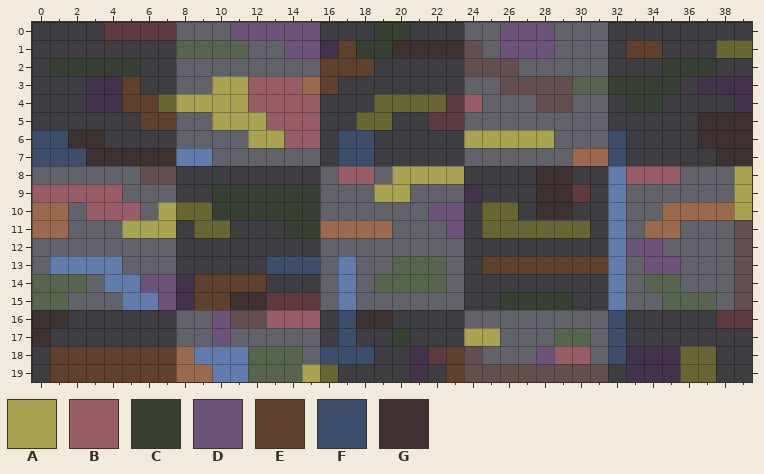
Tiled map, stored at game/assets/map/maps/playfield/castle/map1.tmx. This is how it looked before the edit.
Cells are 128x128 px. Shown: x 0..39, y 0..19. Tiles whose own drawing changed are shown in their newer look in all pictures. Not drawn, because the pictures are missing: unchanged layer "Chunks".
Key: from "ObjectGroupChunks": A 1 "ObjectGroupChunk", B 2 "ObjectGroupChunk", C 3 "ObjectGroupChunk", D 4 "ObjectGroupChunk", E 5 "ObjectGroupChunk", F 6 "ObjectGroupChunk", G 7 "ObjectGroupChunk".
_ is an empty cell.
Objects are placed by their top-left corner, in cells (3,4 is the top-left corner of cell 3,4); size is 1x1 cell unless given.
Layers that did not change in this view are not listed.
Layer "ObjectGroup" before, first column x 0:
 0 ____BBBB___DDDDD___CC_____DDD___________
 1 ________CCCC__DDDECCGGGGG_DDD____EE___AA
 2 _CCCCC__________EEE_____GGG________CCC__
 3 ___DDE____AABBBEE_________GGGGCCCCCC_DDD
 4 ___DDEEAAAAABBBB___AAAABB___GG___CC____D
 5 ______EE__AAABBB__AA__BB_____________GGG
 6 FFGG________AABB_FF_____AAAAA___F____GGG
 7 FFFGGGGGFF_______FF___________EEF_____GG
 8 ______GG_________BB_AAAA____GG__FBBB___A
 9 BBBBB_____CCCCCC___AA___D___GGB_F______A
10 EE_BBB_AAACCCCCC______DD_AA_GG__F__EEEEA
11 EE___AAA_AA___CCEEEE___D_AAAAAA_F_EE___G
12 ________________________________FDD____G
13 _FFFF________FFF_F__CCC__EEEEEEEF_DD___G
14 CCC_FFDDDEEEE____F_CCCC_________F_CC___G
15 CC___FFDDEEGGBBB_F________CCCC__F__CCC_G
16 GG________DGGBBB_FGG____________F_____BB
17 G_________D______F__C___AA___CC_F_______
18 _EEEEEEEEFFFCCC_FFF__DBEG___DBB_FDDDAA__
19 _EEEEEEEEEFFCCCAA____D_EGGGGGGGG_DDDAA__
After:
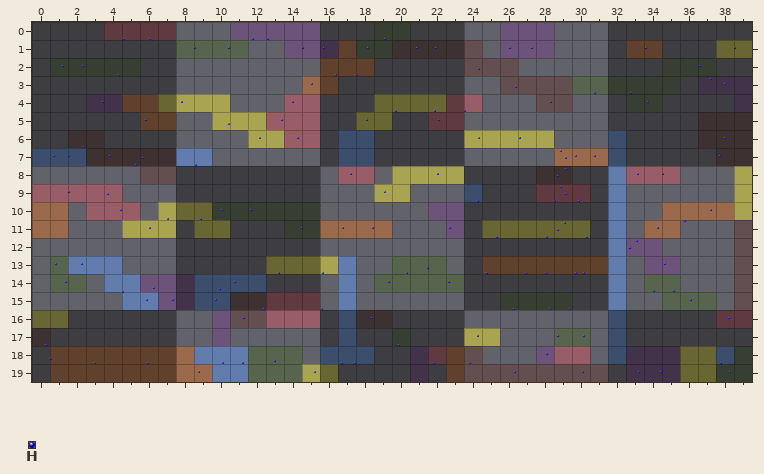
Further tiles: from "Objects": H 1 "orb".
See-through tiles are keyed as they look on the map.
From old to new:
Changed rows in their new state; . is an unchanged cell.
Layer "ObjectGroup":
first column x 0:
 3 ....._...._____........................
 4 ...........___.........................
 6 __.....................................
 7 .............................E.........
 9 ........................F...BB.........
10 .........................__............
13 .C...........AAAA......................
14 _........FFFF..........C...............
15 __.......FF............................
16 AA.....................................
18 ......................................F
Layer "Object" (added):
added: H "Orbison" at 29.3,7.1 size 0.1x0.1
added: H "Orbison" at 29.6,7.5 size 0.1x0.1
added: H "Orbison" at 29.6,8.1 size 0.1x0.1
added: H "Orbison" at 29.1,8.5 size 0.1x0.1
added: H "Orbison" at 29.4,9.1 size 0.1x0.1
added: H "Orbison" at 29.6,9.5 size 0.1x0.1
added: H "Orbison" at 29,9.9 size 0.1x0.1
added: H "Orbison" at 24.7,9.9 size 0.1x0.1
added: H "Orbison" at 29.5,11.1 size 0.1x0.1
added: H "Orbison" at 29.1,11.5 size 0.1x0.1
added: H "Orbison" at 33.5,12.1 size 0.1x0.1
added: H "Orbison" at 33.2,12.5 size 0.1x0.1
added: H "Orbison" at 1.3,13.4 size 0.1x0.1
added: H "Orbison" at 13.6,13.9 size 0.1x0.1
added: H "Orbison" at 16.1,13.9 size 0.1x0.1
added: H "Orbison" at 30.6,13.9 size 0.1x0.1
added: H "Orbison" at 30.2,13.9 size 0.1x0.1
added: H "Orbison" at 11.2,14.4 size 0.1x0.1
added: H "Orbison" at 23.1,14.4 size 0.1x0.1
added: H "Orbison" at 10.4,14.8 size 0.1x0.1
added: H "Orbison" at 10.1,15.4 size 0.1x0.1
added: H "Orbison" at 17.2,18.9 size 0.1x0.1
added: H "Orbison" at 17.9,18.9 size 0.1x0.1
added: H "Orbison" at 38.2,18.9 size 0.1x0.1
